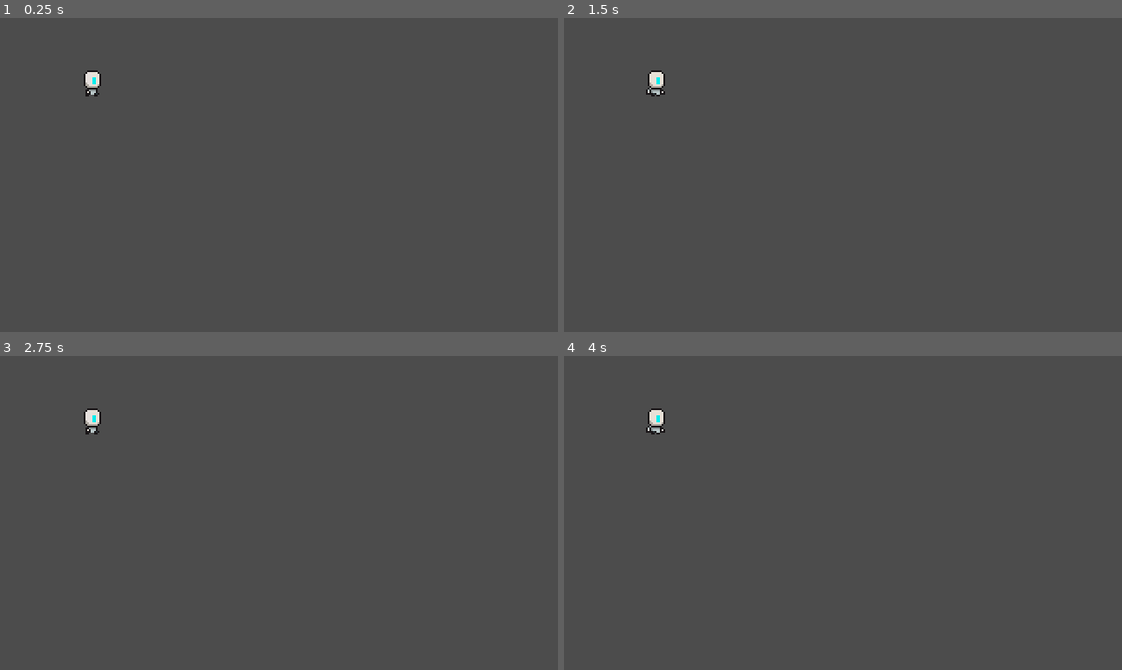
Above: before the commit, frames 1-4 (two rows, left to right).
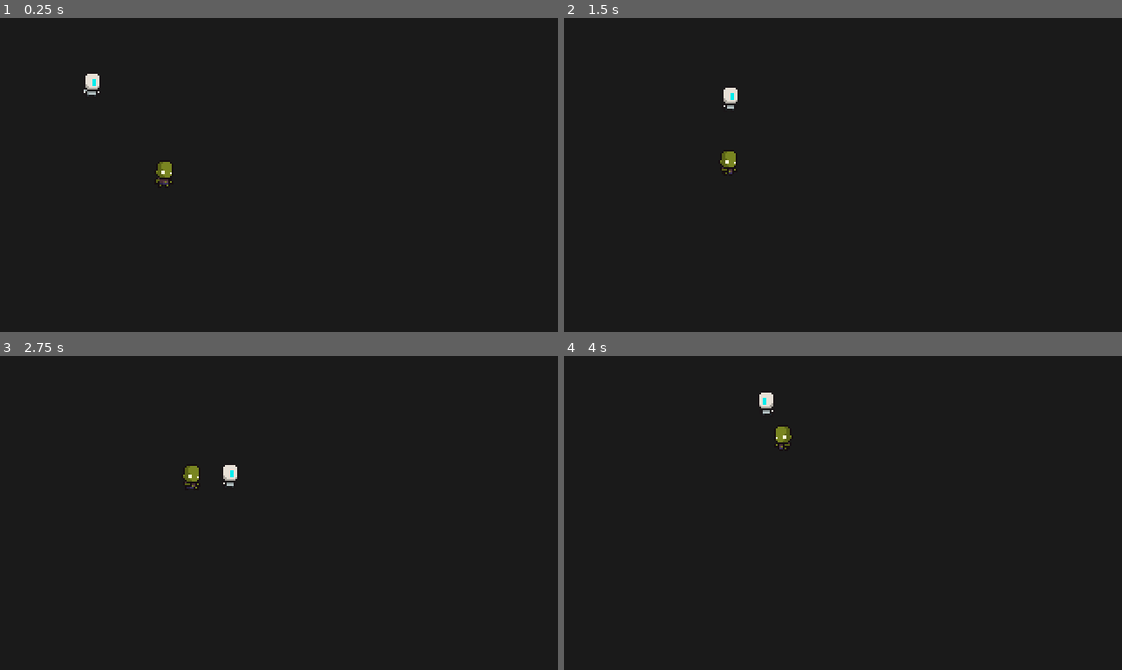
Above: after the commit, the same moments.

Repository: FelixSnz/ZombiesDgame
Game: Godot game, scene res://World.tscn
The game is run twice, just before and just after one commit, with the same random seed, the same clock (stepped at 60 frames per second) and the same inputs.
Inputs:
- Up to frame 1 (0.25 s): no input
- Up to frame 2 (1.5 s): hold Right (ui_right) 0.53-1.28 s; hold Down (ui_down) from 1.28 s (still down)
- Up to frame 3 (2.75 s): release Down (ui_down) at 2.03 s; hold Right (ui_right) from 2.03 s (still down)
- Up to frame 4 (4 s): release Right (ui_right) at 2.78 s; hold Up (ui_up) 2.78-3.53 s; hold Left (ui_left) from 3.53 s (still down)

The runs differ from the first frame. In frame 1, 100% of the frame differs, in the area x 0-100%, y 0-100%; in frame 2, 100%; in frame 3, 100%; in frame 4, 100%.
Error before the commit: Parse Error: The identifier "DeathEffect" isn't declared in the current scope. (res://Player/Player.gd:61)

Commit message:
zomnie basic ai

Diff:
--- /dev/null
+++ b/Hurtboxes + Hitboxes/HitBox.gd
@@ -0,0 +1,3 @@
+extends Area2D
+
+export(int) var damage = 1
--- /dev/null
+++ b/Hurtboxes + Hitboxes/HitBox.tscn
@@ -0,0 +1,8 @@
+[gd_scene load_steps=2 format=2]
+
+[ext_resource path="res://Hurtboxes + Hitboxes/HitBox.gd" type="Script" id=1]
+
+[node name="HitBox" type="Area2D"]
+script = ExtResource( 1 )
+
+[node name="CollisionShape2D" type="CollisionShape2D" parent="."]
--- /dev/null
+++ b/Hurtboxes + Hitboxes/HurtBox.gd
@@ -0,0 +1,41 @@
+extends Area2D
+
+#const HitEffect = preload("res://Effects/HitEffect.tscn")
+var invincible = false setget set_invincibility
+
+signal invincibility_started
+signal invincibility_ended
+
+onready var timer = $Timer
+
+
+func set_invincibility(value):
+	invincible = value
+	if invincible:
+		emit_signal("invincibility_started")
+	else:
+		emit_signal("invincibility_ended")
+
+func start_invincivility(duration):
+	timer.start(duration)
+	self.invincible = true
+
+
+
+#func create_hiteffect():
+#	var hitEffect = HitEffect.instance()
+#	var world = get_tree().current_scene
+#	world.add_child(hitEffect)
+#	hitEffect.global_position = global_position
+
+
+func _on_HurtBox_invincibility_ended():
+	set_deferred("monitorable", false)
+
+
+func _on_HurtBox_invincibility_started():
+	set_deferred("monitorable", true)
+
+
+func _on_Timer_timeout():
+	self.invincible = false
--- /dev/null
+++ b/Hurtboxes + Hitboxes/HurtBox.tscn
@@ -0,0 +1,13 @@
+[gd_scene load_steps=2 format=2]
+
+[ext_resource path="res://Hurtboxes + Hitboxes/HurtBox.gd" type="Script" id=1]
+
+[node name="HurtBox" type="Area2D"]
+script = ExtResource( 1 )
+
+[node name="CollisionShape2D" type="CollisionShape2D" parent="."]
+
+[node name="Timer" type="Timer" parent="."]
+[connection signal="invincibility_ended" from="." to="." method="_on_HurtBox_invincibility_ended"]
+[connection signal="invincibility_started" from="." to="." method="_on_HurtBox_invincibility_started"]
+[connection signal="timeout" from="Timer" to="." method="_on_Timer_timeout"]
--- a/Player/Player.gd
+++ b/Player/Player.gd
@@ -1,63 +1,28 @@
 extends KinematicBody2D
 
-#var DeathEffect = preload("res://Effects/EnemyDeathEffect.tscn")
+var velocity = Vector2.ZERO
+export(float, 1, 1000) var max_speed
+export(float, 1, 1000) var acceleration
+export(float, 1, 1000) var friction
 
-export(float, 1, 500) var MAX_SPEED
-export(float, 1, 500) var ACCELERATION
-export(float, 1, 500) var FRICTION
-
-var knockback = Vector2.ZERO
-var velocity = Vector2.ZERO
-
-onready var stats = $Stats
-onready var playerDetectionZone = $PlayerDetectionZone
-onready var hurtBox = $HurtBox
-onready var sofCollision = $SoftCollision
-
-enum {
-	IDLE,
-	WANDER,
-	CHASE
-}
-
-var state = IDLE
-
+onready var animatedSprite = $AnimatedSprite
 
 func _physics_process(delta):
-	knockback = knockback.move_toward(Vector2.ZERO, 200 *delta)
-	knockback = move_and_slide(knockback)
+	var input_vec = Vector2.ZERO
 
-	match state:
-		IDLE:
-			velocity = velocity.move_toward(Vector2.ZERO, FRICTION * delta)
-			seek_player()
-		WANDER:
-			pass
-		CHASE:
-			var player = playerDetectionZone.player
-			if player != null:
-				var direction = (player.global_position - global_position).normalized()
-				velocity = velocity.move_toward(direction * MAX_SPEED, ACCELERATION * delta)
-			else:
-				state = IDLE
-			$AnimatedSprite.flip_h = velocity.x < 0
+	input_vec.x = Input.get_action_strength("ui_right") - Input.get_action_strength("ui_left")
+	input_vec.y = Input.get_action_strength("ui_down") - Input.get_action_strength("ui_up")
 
-	if sofCollision.is_colliding():
-		velocity += sofCollision.get_push_vector() * delta * 400
+	input_vec = input_vec.normalized()
+	if input_vec != Vector2.ZERO:
+		if input_vec.x < 0:
+			animatedSprite.flip_h = true
+		elif input_vec.x > 0:
+			animatedSprite.flip_h = false
+		velocity = velocity.move_toward(input_vec * max_speed, acceleration * delta)
+		animatedSprite.play("Run")
+
+	else:
+		velocity = velocity.move_toward(Vector2.ZERO, friction * delta)
+		animatedSprite.play("Idle")
 	velocity = move_and_slide(velocity)
-
-func seek_player():
-	if playerDetectionZone.can_see_player():
-		state = CHASE
-
-func _on_HurtBox_area_entered(area):
-	stats.health -= area.damage
-	knockback = area.knockback_vector * 120
-	hurtBox.create_hiteffect()
-
-
-func _on_Stats_no_health():
-	queue_free()
-	var deathEffect = DeathEffect.instance()
-	get_parent().add_child(deathEffect)
-	deathEffect.global_position = global_position
--- a/Player/Player.tscn
+++ b/Player/Player.tscn
@@ -40,7 +40,13 @@
 "speed": 5.0
 } ]
 
+[sub_resource type="CapsuleShape2D" id=8]
+radius = 2.0
+height = 2.0
+
 [node name="Player" type="KinematicBody2D"]
+position = Vector2( 0, -6 )
+collision_layer = 2
 script = ExtResource( 2 )
 max_speed = 40.0
 acceleration = 618.268
@@ -48,6 +54,11 @@
 
 [node name="AnimatedSprite" type="AnimatedSprite" parent="."]
 frames = SubResource( 7 )
-animation = "Run"
+animation = "Idle"
 frame = 1
 playing = true
+
+[node name="CollisionShape2D" type="CollisionShape2D" parent="."]
+position = Vector2( -1, 6 )
+rotation = 1.5708
+shape = SubResource( 8 )
--- /dev/null
+++ b/PlayerDetectionZone.gd
@@ -0,0 +1,14 @@
+extends Area2D
+
+
+var player = null
+
+func can_see_player():
+	return player != null
+
+func _on_PlayerDetectionZone_body_entered(body):
+	player = body
+
+
+func _on_PlayerDetectionZone_body_exited(body):
+	player = null
--- /dev/null
+++ b/PlayerDetectionZone.tscn
@@ -0,0 +1,12 @@
+[gd_scene load_steps=2 format=2]
+
+[ext_resource path="res://PlayerDetectionZone.gd" type="Script" id=1]
+
+[node name="PlayerDetectionZone" type="Area2D"]
+collision_layer = 0
+collision_mask = 2
+script = ExtResource( 1 )
+
+[node name="CollisionShape2D" type="CollisionShape2D" parent="."]
+[connection signal="body_entered" from="." to="." method="_on_PlayerDetectionZone_body_entered"]
+[connection signal="body_exited" from="." to="." method="_on_PlayerDetectionZone_body_exited"]
--- /dev/null
+++ b/PlayersStats.tscn
@@ -0,0 +1,6 @@
+[gd_scene load_steps=2 format=2]
+
+[ext_resource path="res://Stats.tscn" type="PackedScene" id=1]
+
+[node name="PlayersStats" instance=ExtResource( 1 )]
+max_health = 4
--- /dev/null
+++ b/SoftCollision.gd
@@ -0,0 +1,14 @@
+extends Area2D
+
+
+func is_colliding():
+	var areas = get_overlapping_areas()
+	return areas.size() > 0
+
+func get_push_vector():
+	var areas = get_overlapping_areas()
+	var push_vector = Vector2.ZERO
+	if is_colliding():
+		var area = areas.front()
+		push_vector = area.global_position.direction_to(global_position)
+	return push_vector
--- /dev/null
+++ b/SoftCollision.tscn
@@ -0,0 +1,8 @@
+[gd_scene load_steps=2 format=2]
+
+[ext_resource path="res://SoftCollision.gd" type="Script" id=1]
+
+[node name="SoftCollision" type="Area2D"]
+script = ExtResource( 1 )
+
+[node name="CollisionShape2D" type="CollisionShape2D" parent="."]
--- a/World.tscn
+++ b/World.tscn
@@ -1,6 +1,7 @@
-[gd_scene load_steps=2 format=2]
+[gd_scene load_steps=3 format=2]
 
 [ext_resource path="res://Player/Player.tscn" type="PackedScene" id=1]
+[ext_resource path="res://Zombie.tscn" type="PackedScene" id=2]
 
 [node name="World" type="Node2D"]
 
@@ -8,4 +9,10 @@
 
 [node name="Player" parent="YSort" instance=ExtResource( 1 )]
 position = Vector2( 53.2304, 37.7764 )
+max_speed = 55.0
 friction = 504.561
+
+[node name="Zombie" parent="YSort" instance=ExtResource( 2 )]
+position = Vector2( 94.3516, 89.2768 )
+
+[node name="YSort2" type="YSort" parent="."]
--- /dev/null
+++ b/Zombie.gd
@@ -0,0 +1,66 @@
+extends KinematicBody2D
+
+#var DeathEffect = preload("res://Effects/EnemyDeathEffect.tscn")
+
+export(float, 1, 500) var MAX_SPEED
+export(float, 1, 500) var ACCELERATION
+export(float, 1, 500) var FRICTION
+
+var knockback = Vector2.ZERO
+var velocity = Vector2.ZERO
+
+onready var stats = $Stats
+onready var playerDetectionZone = $PlayerDetectionZone
+onready var hurtBox = $HurtBox
+onready var sofCollision = $SoftCollision
+onready var animatedSprite = $AnimatedSprite
+
+enum {
+	IDLE,
+	WANDER,
+	CHASE
+}
+
+var state = IDLE
+
+
+func _physics_process(delta):
+	knockback = knockback.move_toward(Vector2.ZERO, 200 *delta)
+	knockback = move_and_slide(knockback)
+
+	match state:
+		IDLE:
+			velocity = velocity.move_toward(Vector2.ZERO, FRICTION * delta)
+			animatedSprite.play("Idle")
+			seek_player()
+		WANDER:
+			pass
+		CHASE:
+			var player = playerDetectionZone.player
+			if player != null:
+				var direction = (player.global_position - global_position).normalized()
+				velocity = velocity.move_toward(direction * MAX_SPEED, ACCELERATION * delta)
+				animatedSprite.play("Run")
+			else:
+				state = IDLE
+			$AnimatedSprite.flip_h = velocity.x < 0
+
+	if sofCollision.is_colliding():
+		velocity += sofCollision.get_push_vector() * delta * 400
+	velocity = move_and_slide(velocity)
+
+func seek_player():
+	if playerDetectionZone.can_see_player():
+		state = CHASE
+
+func _on_HurtBox_area_entered(area):
+	stats.health -= area.damage
+	knockback = area.knockback_vector * 120
+#	hurtBox.create_hiteffect()
+
+
+func _on_Stats_no_health():
+	queue_free()
+#	var deathEffect = DeathEffect.instance()
+#	get_parent().add_child(deathEffect)
+#	deathEffect.global_position = global_position
--- a/Zombie.tscn
+++ b/Zombie.tscn
@@ -1,7 +1,11 @@
-[gd_scene load_steps=9 format=2]
+[gd_scene load_steps=17 format=2]
 
 [ext_resource path="res://zombie.png" type="Texture" id=1]
-[ext_resource path="res://Player/Player.gd" type="Script" id=2]
+[ext_resource path="res://Zombie.gd" type="Script" id=2]
+[ext_resource path="res://Hurtboxes + Hitboxes/HurtBox.tscn" type="PackedScene" id=3]
+[ext_resource path="res://PlayerDetectionZone.tscn" type="PackedScene" id=4]
+[ext_resource path="res://SoftCollision.tscn" type="PackedScene" id=5]
+[ext_resource path="res://Stats.tscn" type="PackedScene" id=6]
 
 [sub_resource type="AtlasTexture" id=3]
 atlas = ExtResource( 1 )
@@ -36,18 +40,58 @@
 "speed": 3.0
 } ]
 
-[node name="KinematicBody2D" type="KinematicBody2D"]
+[sub_resource type="CircleShape2D" id=9]
+radius = 3.0
+
+[sub_resource type="CapsuleShape2D" id=10]
+radius = 5.0
+height = 6.0
+
+[sub_resource type="CircleShape2D" id=11]
+radius = 44.0454
+
+[sub_resource type="CircleShape2D" id=12]
+radius = 3.0
+
+[node name="Zombie" type="KinematicBody2D"]
 position = Vector2( 0, -6 )
 script = ExtResource( 2 )
-__meta__ = {
-"_edit_group_": true
-}
-max_speed = 41.61
-acceleration = 472.073
-friction = 212.171
+MAX_SPEED = 25.341
+ACCELERATION = 382.349
+FRICTION = 122.707
+
+[node name="Stats" parent="." instance=ExtResource( 6 )]
 
 [node name="AnimatedSprite" type="AnimatedSprite" parent="."]
 frames = SubResource( 6 )
 animation = "Idle"
-frame = 1
 playing = true
+
+[node name="CollisionShape2D" type="CollisionShape2D" parent="."]
+visible = false
+position = Vector2( -1, 6 )
+shape = SubResource( 9 )
+
+[node name="HurtBox" parent="." instance=ExtResource( 3 )]
+
+[node name="CollisionShape2D" parent="HurtBox" index="0"]
+shape = SubResource( 10 )
+
+[node name="PlayerDetectionZone" parent="." instance=ExtResource( 4 )]
+
+[node name="CollisionShape2D" parent="PlayerDetectionZone" index="0"]
+self_modulate = Color( 1, 1, 1, 0.278431 )
+shape = SubResource( 11 )
+
+[node name="SoftCollision" parent="." instance=ExtResource( 5 )]
+visible = false
+
+[node name="CollisionShape2D" parent="SoftCollision" index="0"]
+position = Vector2( -1, 6 )
+shape = SubResource( 12 )
+
+[editable path="HurtBox"]
+
+[editable path="PlayerDetectionZone"]
+
+[editable path="SoftCollision"]
--- a/project.godot
+++ b/project.godot
@@ -51,9 +51,19 @@
 "svg/scale": 1.0
 }
 
+[layer_names]
+
+2d_physics/layer_1="World"
+2d_physics/layer_2="Player"
+2d_physics/layer_3="Enemy"
+2d_physics/layer_4="playerhurtbox"
+2d_physics/layer_5="hurtbox"
+2d_physics/layer_6="softcollision"
+
 [rendering]
 
 quality/driver/driver_name="GLES2"
 vram_compression/import_etc=true
 vram_compression/import_etc2=false
+environment/default_clear_color=Color( 0.101961, 0.101961, 0.101961, 1 )
 environment/default_environment="res://default_env.tres"
Not shown: 1 places in Player/Player.tscn that only renumber resources
